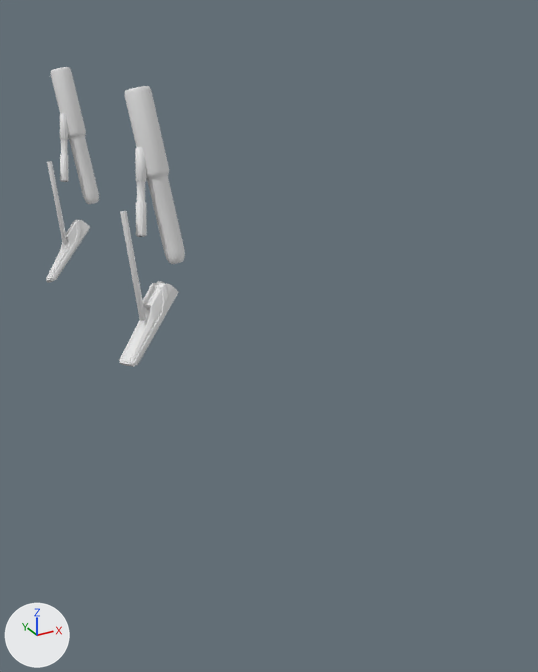
The Blender file Assets/Models/Map/fpv.blend: old version first, new version second.
One viewpoint serves both versions: a 50 mm camera at (-2.17, -6.28, 0.86) aimed at (1.68, 0.73, -2.64). Every picture has the same lights, and +X, +Y and +Z are marked at lower left.

Before the edit, the objects in view are built like this:
```python
ob_cylinder = bpy.data.objects.new('Cylinder', me_cylinder_002)
ob_cylinder.location = (-0.12, -0.33, -0.54)
ob_cylinder.rotation_euler = (-0.364, 0.137, -0.154)  # degrees (-21, 7.8, -8.8)
ob_cylinder_001 = bpy.data.objects.new('Cylinder.001', me_cylinder_003)
ob_cylinder_001.location = (-0.31, -0.43, -0.69)
ob_cylinder_001.rotation_euler = (-0.286, 0.0635, 0.254)  # degrees (-16, 3.6, 15)
ob_cylinder_002 = bpy.data.objects.new('Cylinder.002', me_cylinder_004)
ob_cylinder_002.location = (0.06, -0.25, -0.43)
ob_cylinder_002.rotation_euler = (-0.289, -0.00226, 0.242)  # degrees (-17, -0.1, 14)
ob_cylinder_002.scale = (0.0899, 0.0899, 0.346)
ob_cylinder_003 = bpy.data.objects.new('Cylinder.003', me_cylinder_005)
ob_cylinder_003.location = (-0.21, -0.66, -1.54)
ob_cylinder_003.rotation_euler = (-0.399, 0.846, -0.0129)  # degrees (-23, 48, -0.7)
ob_cylinder_003.scale = (0.056, 0.056, 0.216)
ob_cylinder_004 = bpy.data.objects.new('Cylinder.004', me_cylinder_006)
ob_cylinder_004.location = (-0.27, -0.7, -1.57)
ob_cylinder_004.rotation_euler = (0.245, 0.659, -2.616)  # degrees (14, 38, -150)
ob_cylinder_004.scale = (2.34, 1.0, 1.0)
ob_cylinder_005 = bpy.data.objects.new('Cylinder.005', me_cylinder_007)
ob_cylinder_005.location = (-0.12, 2.14, -0.54)
ob_cylinder_005.rotation_euler = (0.185, -2.798, 0.565)  # degrees (11, -160, 32)
ob_cylinder_005.scale = (-1.0, -1.0, -1.0)
ob_cylinder_006 = bpy.data.objects.new('Cylinder.006', me_cylinder_008)
ob_cylinder_006.location = (-0.31, 2.04, -0.69)
ob_cylinder_006.rotation_euler = (0.286, -3.078, 0.254)  # degrees (16, -176, 15)
ob_cylinder_006.scale = (-1.0, -1.0, -1.0)
ob_cylinder_007 = bpy.data.objects.new('Cylinder.007', me_cylinder_009)
ob_cylinder_007.location = (0.06, 2.23, -0.43)
ob_cylinder_007.rotation_euler = (0.282, -3.127, 0.299)  # degrees (16, -179, 17)
ob_cylinder_007.scale = (-0.0899, -0.0899, -0.346)
ob_cylinder_008 = bpy.data.objects.new('Cylinder.008', me_cylinder_010)
ob_cylinder_008.location = (-0.31, 1.79, -1.6)
ob_cylinder_008.rotation_euler = (2.655, -0.672, 0.485)  # degrees (152, -39, 28)
ob_cylinder_008.scale = (-2.34, -1.0, -1.0)
```
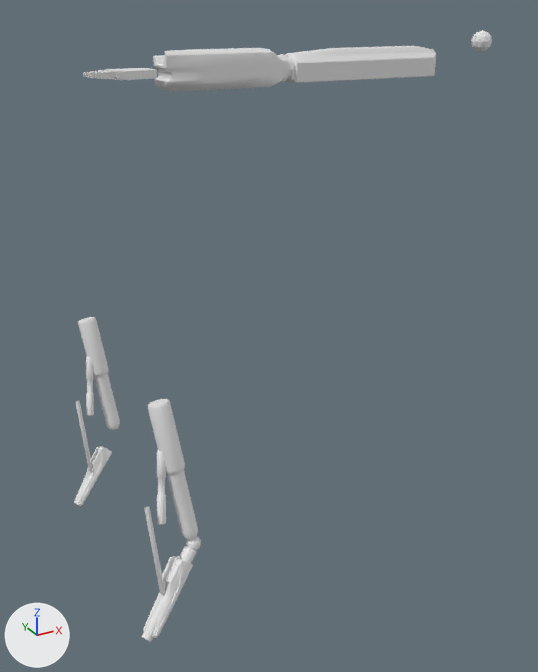
Pixel boxes (x1, y1, x2, y2) of what changed, in the pictures (538 x 672 px):
'Cylinder.002', moved
    before: (125, 86, 185, 264)
    after: (148, 399, 198, 540)
'Cube.002', added
    after: (153, 48, 289, 91)
'Cube.003', added
    after: (285, 46, 436, 83)
'Cylinder.007', moved
    before: (51, 67, 99, 204)
    after: (78, 317, 120, 430)
'Cylinder.004', moved
    before: (119, 281, 178, 367)
    after: (143, 556, 193, 638)
'Cylinder.008', moved
    before: (46, 219, 90, 283)
    after: (74, 446, 112, 506)
'Cylinder', moved
    before: (135, 147, 147, 237)
    after: (157, 450, 166, 525)
'Cylinder.001', moved
    before: (120, 211, 146, 321)
    after: (144, 507, 165, 595)
'Cylinder.005', moved
    before: (60, 113, 69, 182)
    after: (86, 357, 94, 416)
'Cylinder.003', shown
    after: (142, 536, 201, 642)
'Cylinder.006', moved
    before: (47, 161, 68, 246)
    after: (75, 401, 93, 472)
'Cube.007', added
    after: (83, 68, 157, 80)
'Icosphere.003', added
    after: (471, 30, 492, 52)
'Icosphere.002', added
    after: (286, 56, 292, 81)

The change, as a diff of the scene's bpy script:
```diff
--- a/Assets/Models/Map/fpv.blend.py
+++ b/Assets/Models/Map/fpv.blend.py
@@ ob_cylinder @@
 ob_cylinder = bpy.data.objects.new('Cylinder', me_cylinder_002)
-ob_cylinder.location = (-0.12, -0.33, -0.54)
+ob_cylinder.location = (-0.12, -0.33, -3.5)
 ob_cylinder.rotation_euler = (-0.364, 0.137, -0.154)  # degrees (-21, 7.8, -8.8)
@@ ob_cylinder_001 @@
 ob_cylinder_001 = bpy.data.objects.new('Cylinder.001', me_cylinder_003)
-ob_cylinder_001.location = (-0.31, -0.43, -0.69)
+ob_cylinder_001.location = (-0.31, -0.43, -3.64)
 ob_cylinder_001.rotation_euler = (-0.286, 0.0635, 0.254)  # degrees (-16, 3.6, 15)
@@ ob_cylinder_002 @@
 ob_cylinder_002 = bpy.data.objects.new('Cylinder.002', me_cylinder_004)
-ob_cylinder_002.location = (0.06, -0.25, -0.43)
+ob_cylinder_002.location = (0.06, -0.25, -3.38)
 ob_cylinder_002.rotation_euler = (-0.289, -0.00226, 0.242)  # degrees (-17, -0.1, 14)
@@ ob_cylinder_003 @@
 _m = ob_cylinder_003.modifiers.new('Bevel', 'BEVEL')
 _m.limit_method = 'NONE'
-ob_cylinder_003.hide_set(True)
@@ ob_cylinder_004 @@
 ob_cylinder_004 = bpy.data.objects.new('Cylinder.004', me_cylinder_006)
-ob_cylinder_004.location = (-0.27, -0.7, -1.57)
+ob_cylinder_004.location = (-0.27, -0.7, -4.52)
 ob_cylinder_004.rotation_euler = (0.245, 0.659, -2.616)  # degrees (14, 38, -150)
@@ ob_cylinder_005 @@
 ob_cylinder_005 = bpy.data.objects.new('Cylinder.005', me_cylinder_007)
-ob_cylinder_005.location = (-0.12, 2.14, -0.54)
+ob_cylinder_005.location = (-0.12, 2.14, -3.5)
 ob_cylinder_005.rotation_euler = (0.185, -2.798, 0.565)  # degrees (11, -160, 32)
@@ ob_cylinder_006 @@
 ob_cylinder_006 = bpy.data.objects.new('Cylinder.006', me_cylinder_008)
-ob_cylinder_006.location = (-0.31, 2.04, -0.69)
+ob_cylinder_006.location = (-0.31, 2.04, -3.64)
 ob_cylinder_006.rotation_euler = (0.286, -3.078, 0.254)  # degrees (16, -176, 15)
@@ ob_cylinder_007 @@
 ob_cylinder_007 = bpy.data.objects.new('Cylinder.007', me_cylinder_009)
-ob_cylinder_007.location = (0.06, 2.23, -0.43)
+ob_cylinder_007.location = (0.06, 2.23, -3.39)
 ob_cylinder_007.rotation_euler = (0.282, -3.127, 0.299)  # degrees (16, -179, 17)
@@ ob_cylinder_008 @@
 ob_cylinder_008 = bpy.data.objects.new('Cylinder.008', me_cylinder_010)
-ob_cylinder_008.location = (-0.31, 1.79, -1.6)
+ob_cylinder_008.location = (-0.31, 1.79, -4.56)
 ob_cylinder_008.rotation_euler = (2.655, -0.672, 0.485)  # degrees (152, -39, 28)
@@ ob_cube_007 @@
+ob_cube_007 = bpy.data.objects.new('Cube.007', me_cube_010)  # 84 vertices, 82 faces; spans x -2.48..1.0, y -1.01..1.0, z -1.0..1.0
+ob_cube_007.location = (0.13, 0.38, 0.34)
+ob_cube_007.rotation_euler = (0.0, -0.000102, 0.0)  # degrees (0, 0, 0)
+ob_cube_007.scale = (0.165, 0.165, 0.0363)
@@ ob_icosphere_003 @@
+ob_icosphere_003 = bpy.data.objects.new('Icosphere.003', me_icosphere_003)  # an icosphere of 80 faces spanning x -0.95..0.95, y -1.0..1.0, z -1.0..1.0
+ob_icosphere_003.location = (4.54, 0.75, 0.51)
+ob_icosphere_003.scale = (0.119, 0.119, 0.119)
@@ ob_icosphere_002 @@
+ob_icosphere_002 = bpy.data.objects.new('Icosphere.002', me_icosphere_002)  # an icosphere of 80 faces spanning x -0.95..0.95, y -1.0..1.0, z -1.0..1.0
+ob_icosphere_002.location = (1.65, 0.37, 0.33)
+ob_icosphere_002.rotation_euler = (0.0, -0.000113, 0.0)  # degrees (0, 0, 0)
+ob_icosphere_002.scale = (0.119, 0.119, 0.119)
@@ ob_cube_003 @@
+ob_cube_003 = bpy.data.objects.new('Cube.003', me_cube_004)  # 100 vertices, 93 faces; spans x -9.91..-0.38, y -1.0..1.03, z -1.04..1.3; modifiers BEVEL
+ob_cube_003.location = (1.6, 0.37, 0.33)
+ob_cube_003.rotation_euler = (-3.142, -0.000113, 0.0)  # degrees (-180, 0, 0)
+ob_cube_003.scale = (-0.188, -0.13, -0.13)
@@ ob_cube_002 @@
+ob_cube_002 = bpy.data.objects.new('Cube.002', me_cube_003)  # 182 vertices, 174 faces; spans x -6.1..0.65, y -1.0..1.27, z -1.11..0.88; modifiers BEVEL
+ob_cube_002.location = (1.51, 0.3, 0.34)
+ob_cube_002.rotation_euler = (1.571, -0.000123, 0.0)  # degrees (90, 0, 0)
+ob_cube_002.scale = (0.188, 0.156, 0.188)
```
